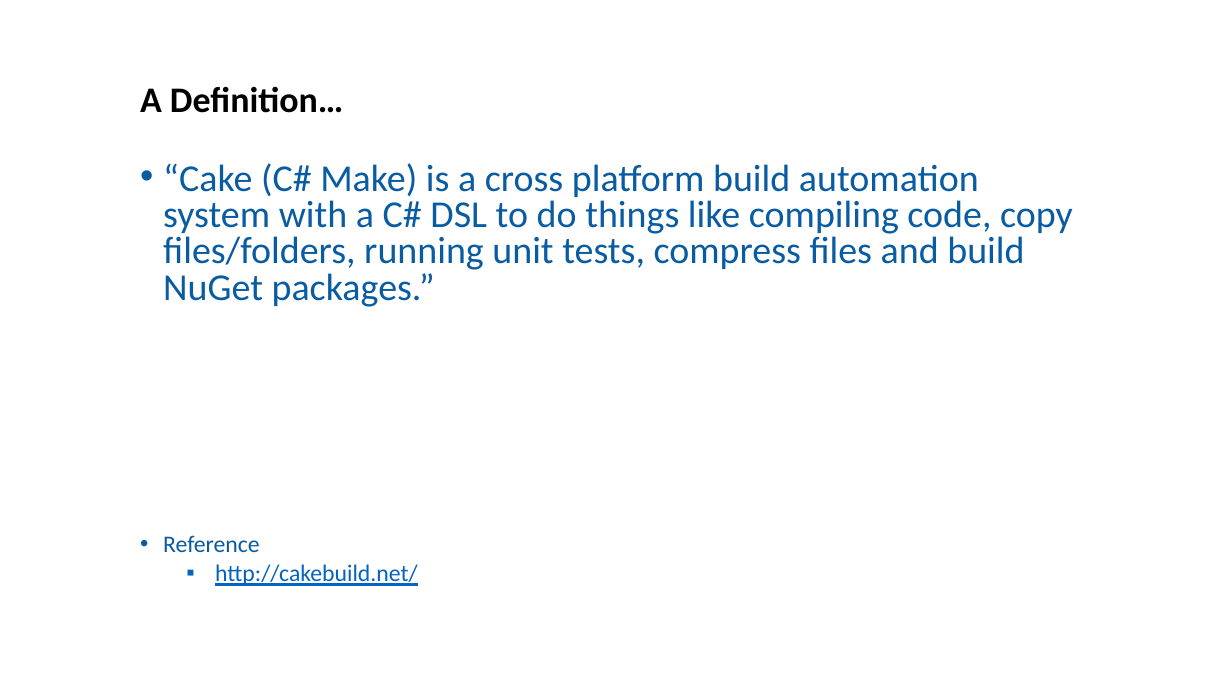
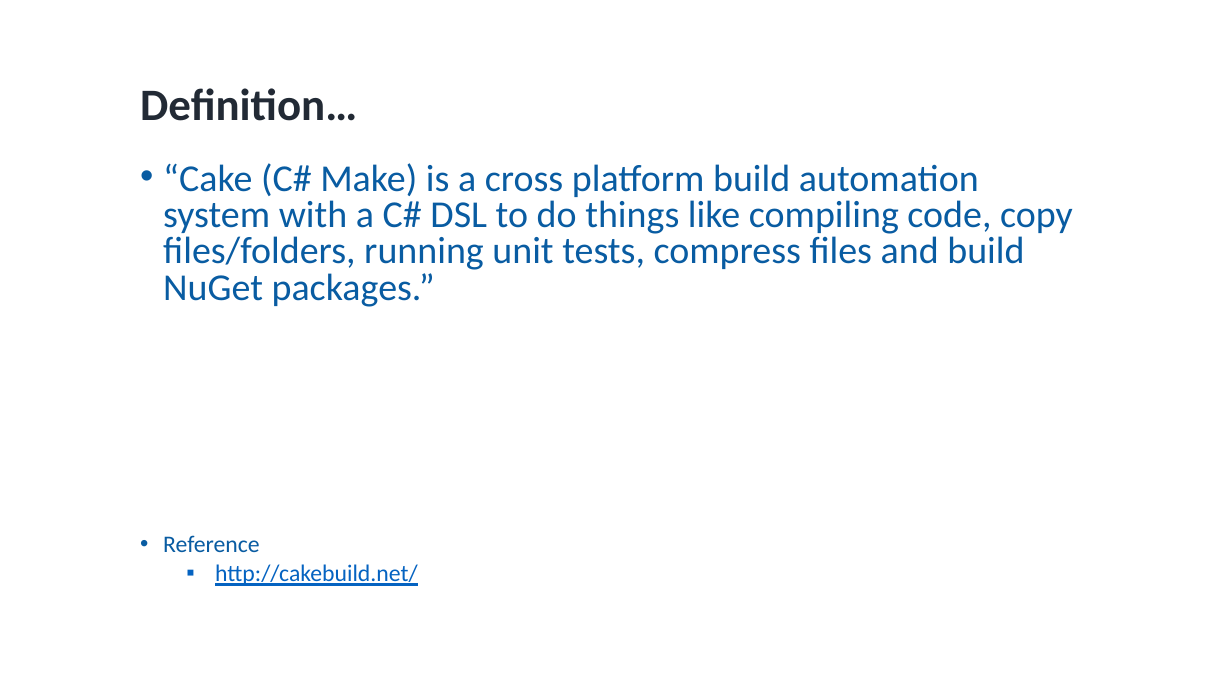
Before and after one commit to osoykan/Samples, a slide deck: slide 3 of cake-build/cake.pptx (slide 5 before the commit). Drawn at 1232x693 pixels with LibreOffice and Linux fonts; fonts in the diff are those of the drawing. Boxes give left, top, right and bottom in pixels: in the first picture for what was removed or moved away, otherwise in the second. Text is boxed around its words. In the diff, an @@ line names an element or a change of style, - is before the commit and + after.

```diff
--- a/cake-build/cake.pptx
+++ b/cake-build/cake.pptx
@@ title at [140,88,357,121]: text changed; size 28 to 35 pt; text colour #000000 to #222A35 @@
-A Definition…
+Definition…
```
Also in this commit, not shown: 1 other slide changed, 3 slides added, 2 slides removed.
